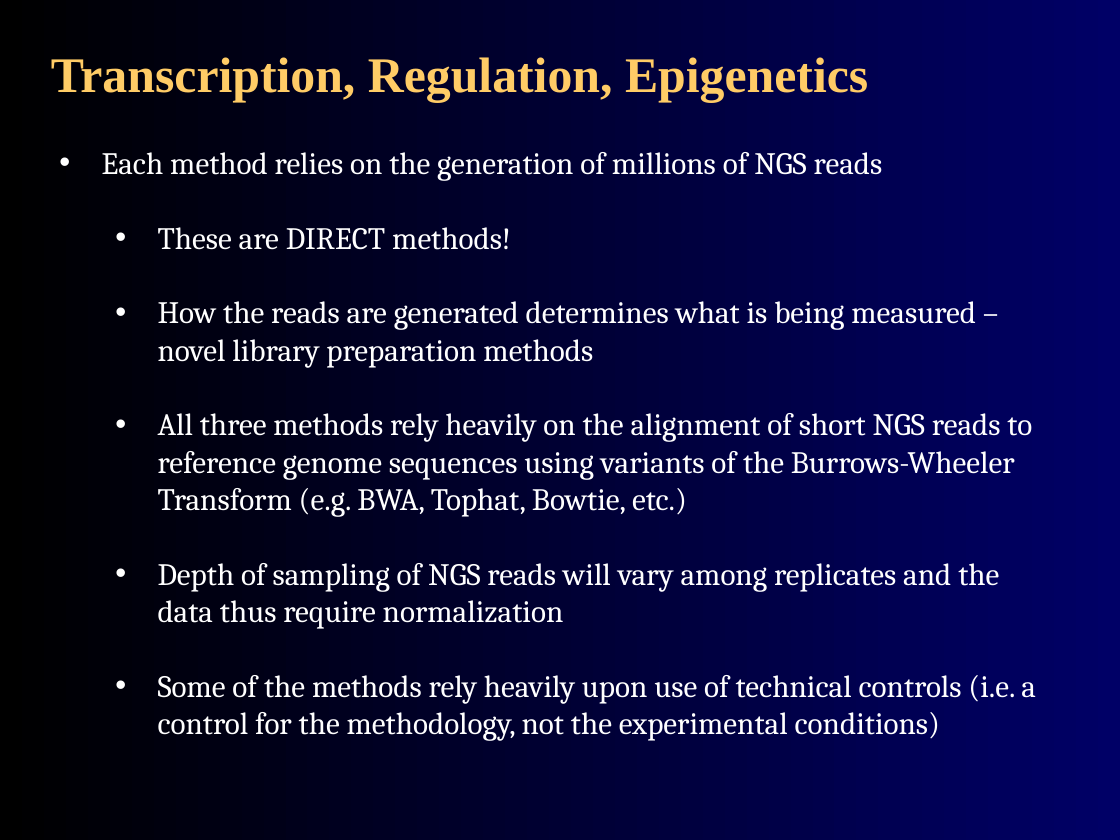
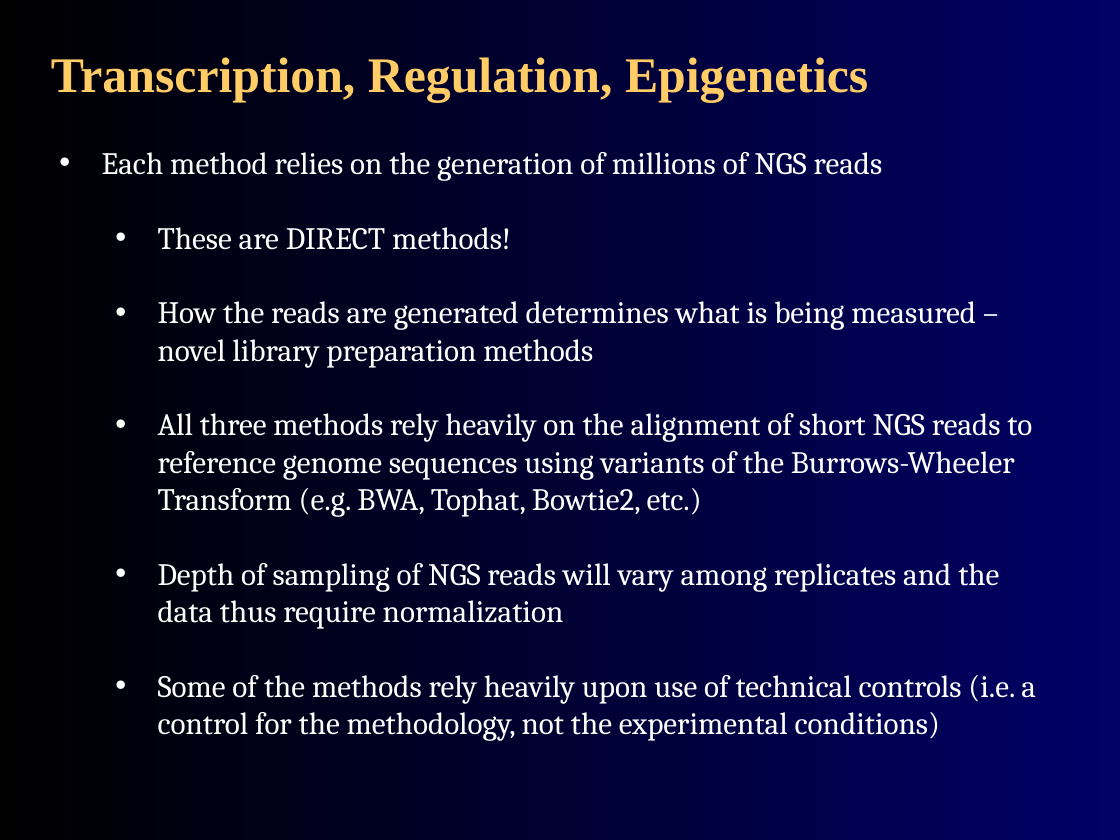
Before and after one commit to agmcarthur/Biochem-3BP3, a slide deck: slide 11 of Lectures/Lecture 8 - RNA-Seq.pptx. Drawn at 1120x840 pixels with LibreOffice and Linux fonts; fonts in the diff are those of the drawing. Boxes give left, top, right and bottom in pixels: in the first picture for what was removed or moved away, otherwise in the second. Text is boxed around its words. In the diff, an @@ line names an element or a change of style, - is before the commit and + after.

Commit message:
update lecture 8

```diff
--- a/Lectures/Lecture 8 - RNA-Seq.pptx
+++ b/Lectures/Lecture 8 - RNA-Seq.pptx
@@ text at (158, 413, 1032, 517): text changed @@
-  • All three methods rely heavily on the alignment of short NGS reads to reference genome sequences using variants of the Burrows-Wheeler Transform (e.g. BWA, Tophat, Bowtie, etc.)
+  • All three methods rely heavily on the alignment of short NGS reads to reference genome sequences using variants of the Burrows-Wheeler Transform (e.g. BWA, Tophat, Bowtie2, etc.)
```
Also in this commit, not shown: 1 other slide changed.
